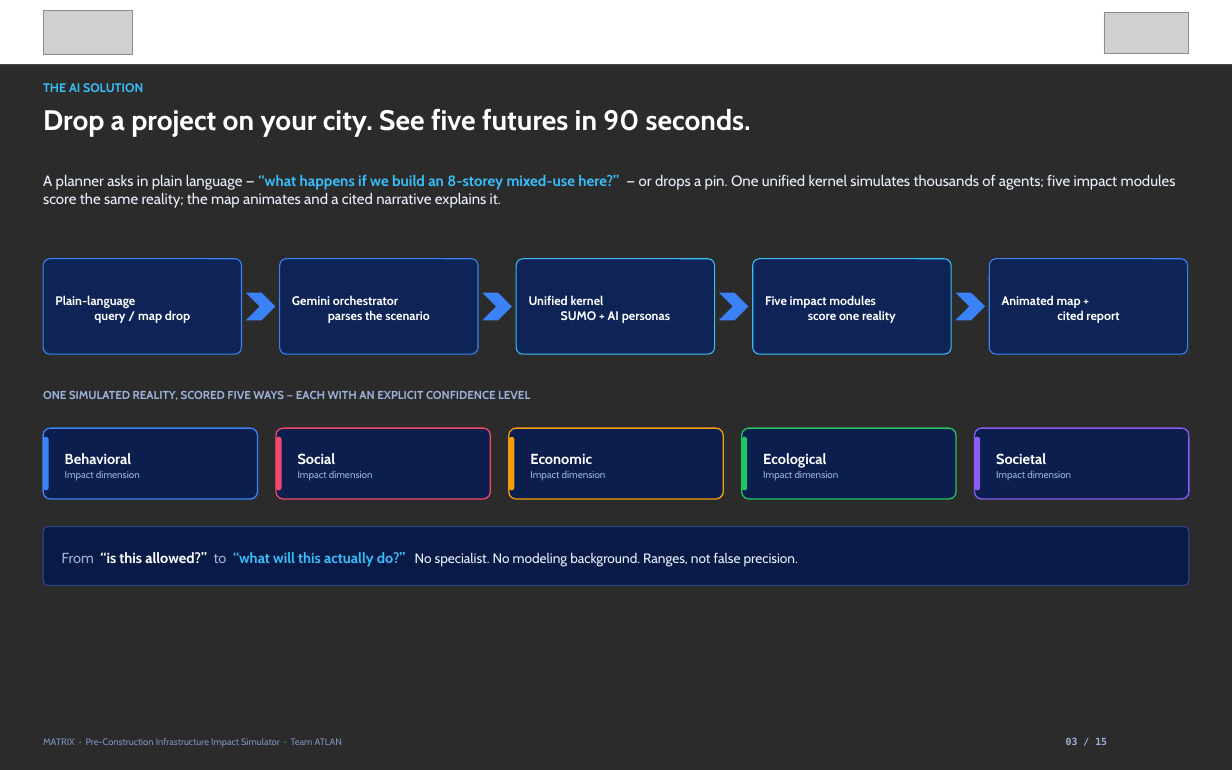
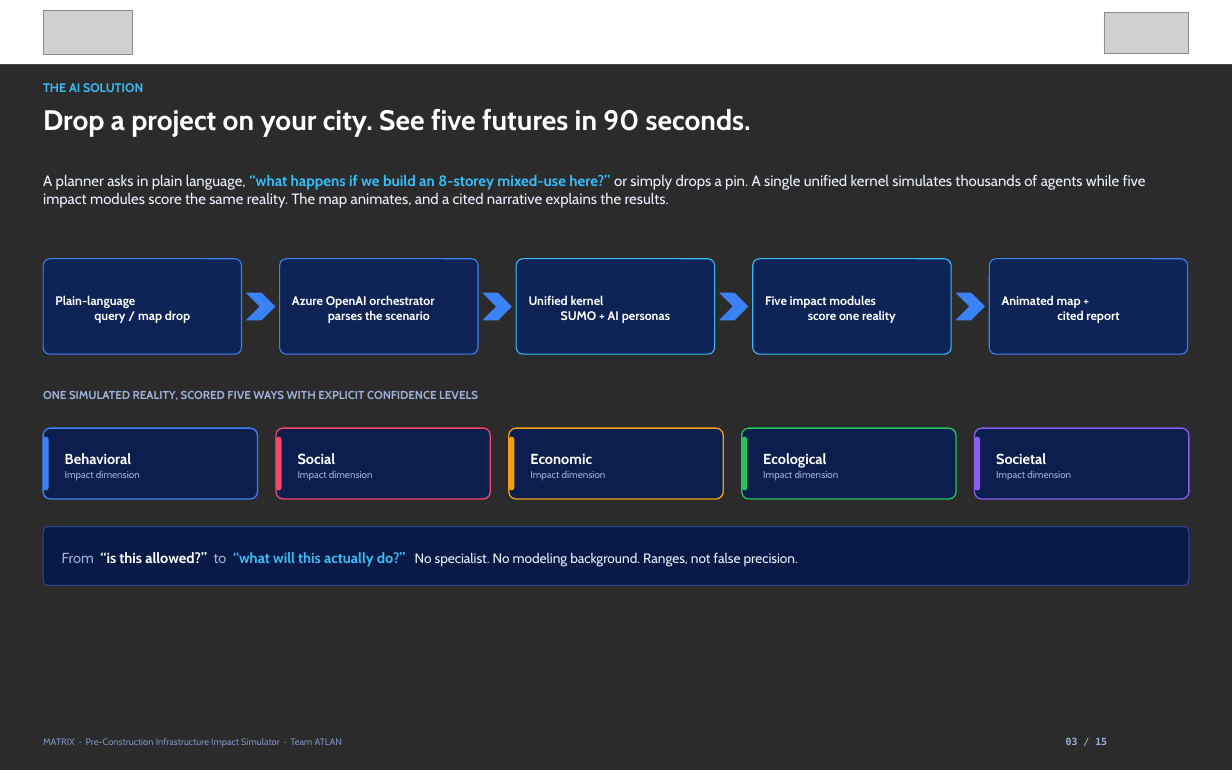
Before and after one commit to delatorrecj/matrix, a slide deck: slide 3 of presentation/deck/Smart Cities_PUP_ATLAN_PitchDeck.pptx. Drawn at 1232x770 pixels with LibreOffice and Linux fonts; fonts in the diff are those of the drawing; grey boxes stand for pictures; background and template pictures are left out; a plain dark background stands for a picture behind light text. Boxes give left, top, right and bottom in pixels: in the first picture for what was removed or moved away, otherwise in the second. Text is boxed around its words. In the diff, an @@ line names an element or a change of style, - is before the commit and + after.

```diff
--- a/presentation/deck/Smart Cities_PUP_ATLAN_PitchDeck.pptx
+++ b/presentation/deck/Smart Cities_PUP_ATLAN_PitchDeck.pptx
@@ text at (43,174,1146,208): text changed @@
-A planner asks in plain language — “what happens if we build an 8-storey mixed-use here?” — or drops a pin. One unified kernel simulates thousands of agents; five impact modules score the same reality; the map animates and a cited narrative explains it.
+A planner asks in plain language, “what happens if we build an 8-storey mixed-use here?” or simply drops a pin. A single unified kernel simulates thousands of agents while five impact modules score the same reality. The map animates, and a cited narrative explains the results.
@@ text at (292,295,434,323): text changed @@
-Gemini orchestrator
-parses the scenario
+Azure OpenAI orchestrator
+parses the scenario
@@ text at (43,391,478,400): text changed @@
-ONE SIMULATED REALITY, SCORED FIVE WAYS — EACH WITH AN EXPLICIT CONFIDENCE LEVEL
+ONE SIMULATED REALITY, SCORED FIVE WAYS WITH EXPLICIT CONFIDENCE LEVELS
```
Also in this commit, not shown: 14 other slides changed, 8 other files.
